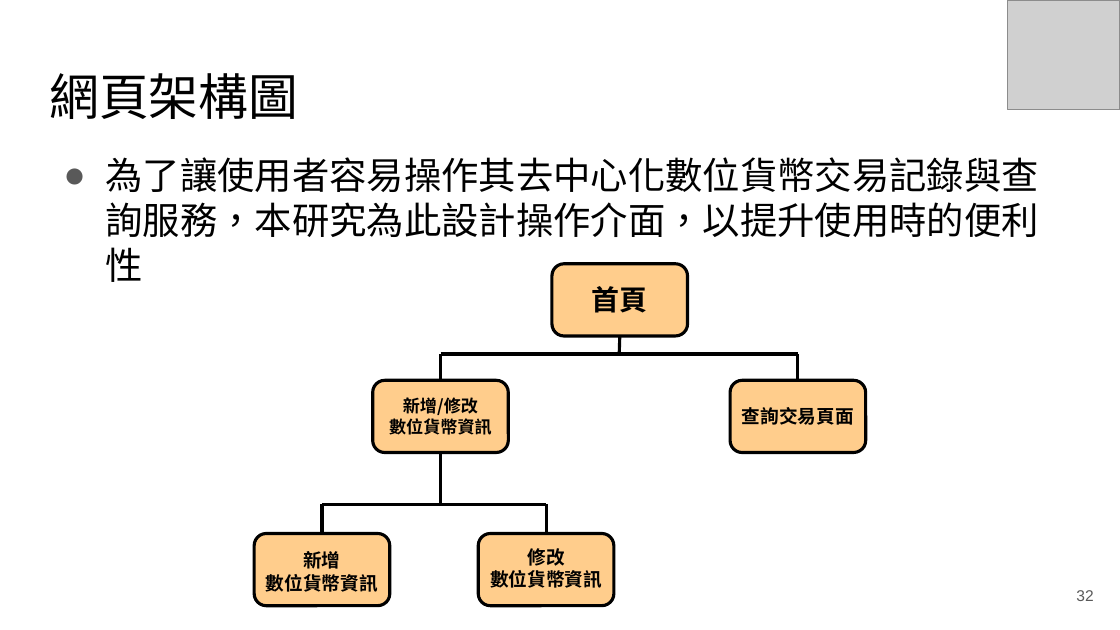
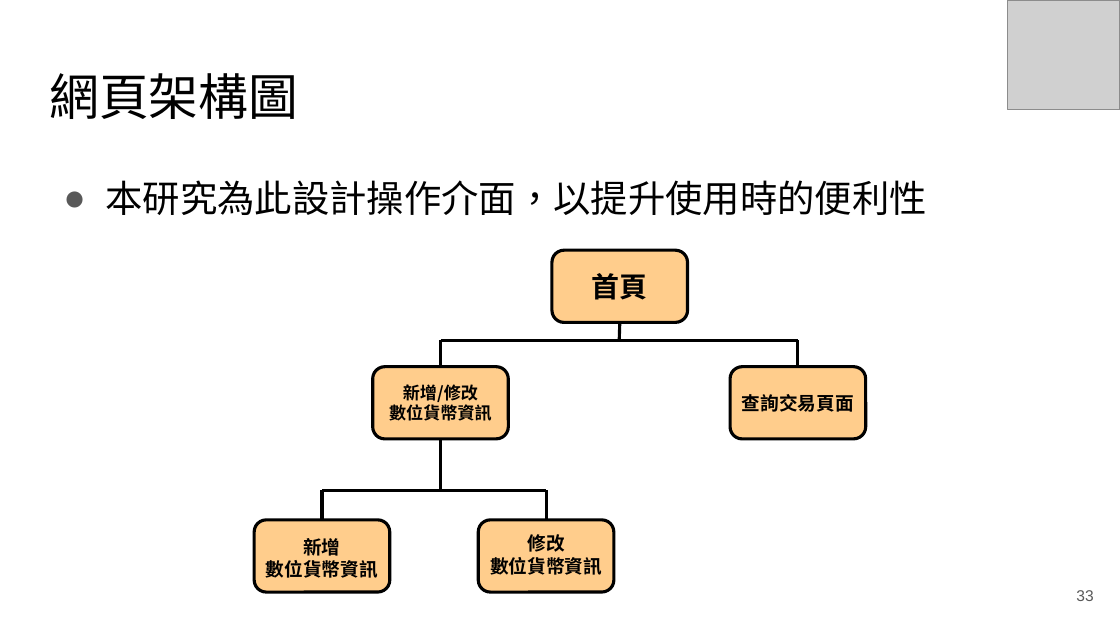
Before and after one commit to RyuChu/A-Decentralized-Digital-Currency-Tracing-Service, a slide deck: slide 33 of Documents/論文簡報_V3.pptx (slide 32 before the commit). Drawn at 1120x630 pixels with LibreOffice and Linux fonts; fonts in the diff are those of the drawing; grey boxes stand for pictures. Boxes give left, top, right and bottom in pixels: in the first picture for what was removed or moved away, otherwise in the second. Text is boxed around its words. In the diff, an @@ line names an element or a change of style, - is before the commit and + after.

```diff
--- a/Documents/論文簡報_V3.pptx
+++ b/Documents/論文簡報_V3.pptx
@@ text at (105,180,926,215): text changed @@
-● 為了讓使用者容易操作其去中心化數位貨幣交易記錄與查詢服務，本研究為此設計操作介面，以提升使用時的便利性
+● 本研究為此設計操作介面，以提升使用時的便利性
@@ 8 lines, 5 texts, 5 rounded rectangles: place and size @@
-8 lines, 5 texts, 5 rounded rectangles at (254,264,866,606)
+8 lines, 5 texts, 5 rounded rectangles at (254,250,866,592)
@@ page number at (1076,590,1093,601): text changed @@
-32
+33
```
Also in this commit, not shown: 13 other slides changed, 1 slide added.
